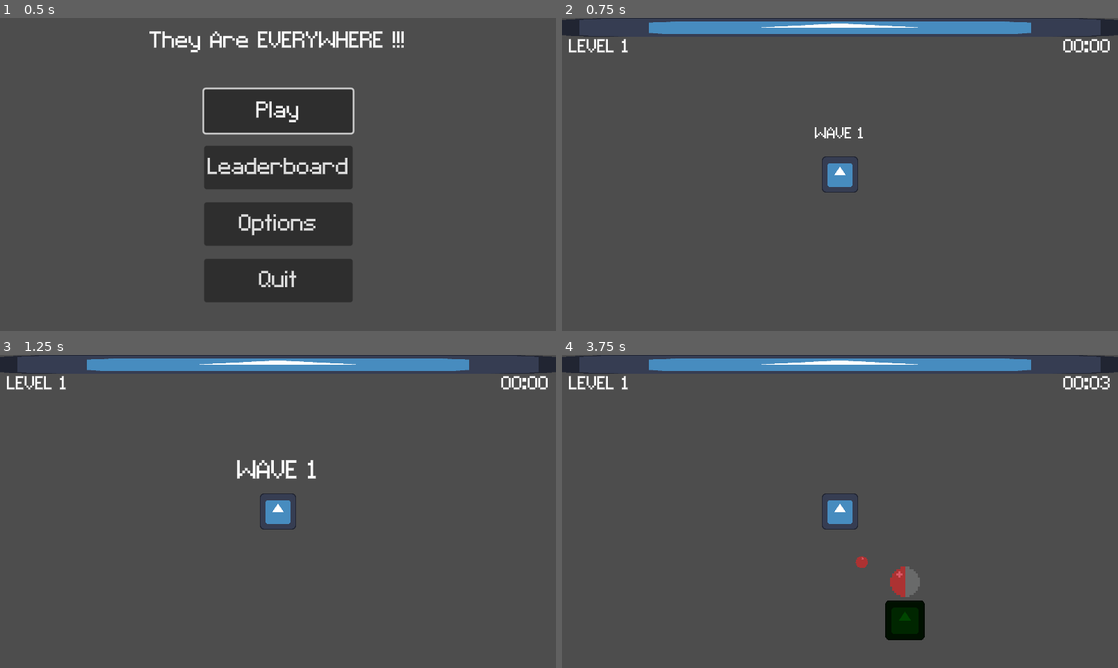
Above: before the commit, frames 1-4 (two rows, left to right).
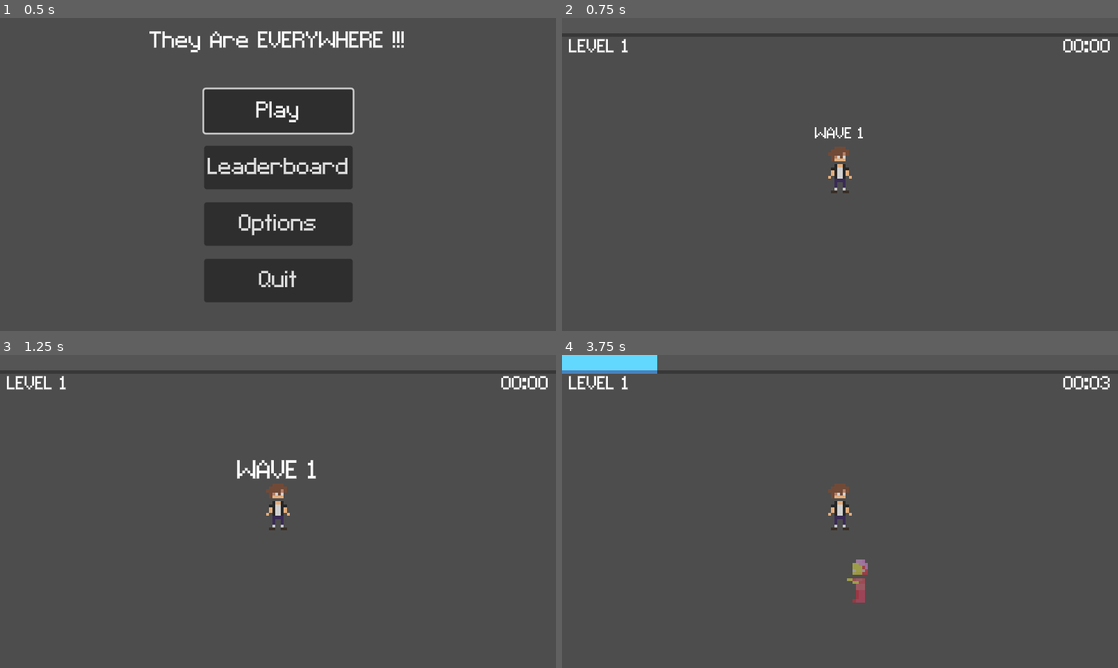
Above: after the commit, the same moments.

Repository: RenatoCLa/architecture-jam-2024
Game: Godot game, scene res://Scenes/Menus/Main_menu.tscn
Two runs of this game, one before a commit and one after it. Both use one fixed random seed, a clock stepped at 60 frames per second and the inputs below. The engine's default icon, where the game draws it, is replaced by a stand-in: a white triangle on a blue panel in a dark square.
Inputs (mouse positions are in pixels of both pictures, inside the frame that each line leads up to):
- Up to frame 1 (0.5 s): no input
- Up to frame 2 (0.75 s): click "Play" at 0.5 s
- Up to frame 3 (1.25 s): no input
- Up to frame 4 (3.75 s): move the mouse to (962, 495) at 1.27 s; press the mouse at (962, 495) at 1.28 s; hold D (walk_right) 1.28-2.03 s; move the mouse to (728, 527) at 2.02 s; release the mouse at (728, 527) at 2.03 s; hold S (walk_down) 2.03-2.78 s; click (728, 527) at 2.1 s; move the mouse to (895, 442) at 2.77 s; press the mouse at (895, 442) at 2.78 s; hold D (walk_right) 2.78-3.53 s; move the mouse to (812, 574) at 3.52 s; release the mouse at (812, 574) at 3.53 s; hold W (walk_up) from 3.53 s (still down); click (812, 574) at 3.6 s

Frame 1 is identical in both runs. In frame 2, 6.4% of the frame differs, in the area x 0-100%, y 0-56%; in frame 3, 6.4%; in frame 4, 8.1%, in the area x 0-100%, y 0-92%.

Commit message:
Added some sprites for the game and some hit animations

Diff:
--- a/Scenes/attacks/generic_bullet.tscn
+++ b/Scenes/attacks/generic_bullet.tscn
@@ -1,10 +1,11 @@
 [gd_scene load_steps=4 format=3 uid="uid://bc7xiw331iqih"]
 
 [ext_resource type="Script" path="res://Scripts/Class Scripts/generic_bullet.gd" id="1_7p1lx"]
-[ext_resource type="Texture2D" uid="uid://jbupabfjuqys" path="res://Sprites/backdrop.png" id="1_uxn1q"]
+[ext_resource type="Texture2D" uid="uid://wjhms8t4q1wc" path="res://Sprites/bullet.png" id="2_dd272"]
 
-[sub_resource type="CircleShape2D" id="CircleShape2D_bugw4"]
-radius = 8.0
+[sub_resource type="CapsuleShape2D" id="CapsuleShape2D_5bcjv"]
+radius = 5.0
+height = 20.0
 
 [node name="GenericBullet" type="Area2D"]
 top_level = true
@@ -14,9 +15,11 @@
 script = ExtResource("1_7p1lx")
 
 [node name="Sprite2D" type="Sprite2D" parent="."]
-texture = ExtResource("1_uxn1q")
+scale = Vector2(2, 2)
+texture = ExtResource("2_dd272")
 
 [node name="CollisionShape2D" type="CollisionShape2D" parent="."]
-shape = SubResource("CircleShape2D_bugw4")
+rotation = 1.5708
+shape = SubResource("CapsuleShape2D_5bcjv")
 
 [connection signal="area_entered" from="." to="." method="_on_area_entered"]
--- a/Scenes/base_enemy.tscn
+++ b/Scenes/base_enemy.tscn
@@ -1,7 +1,7 @@
 [gd_scene load_steps=7 format=3 uid="uid://c1c7w62icklj7"]
 
 [ext_resource type="Script" path="res://Scripts/Class Scripts/generic_enemy.gd" id="1_tcg4s"]
-[ext_resource type="Texture2D" uid="uid://cfxol6j2iyqcw" path="res://Sprites/icon.svg" id="2_ayr7t"]
+[ext_resource type="Texture2D" uid="uid://bvi1oeeutvluq" path="res://Sprites/zombie.png" id="2_w4lth"]
 [ext_resource type="Texture2D" uid="uid://buy5rv280aqje" path="res://Sprites/bac.png" id="3_ogh2b"]
 [ext_resource type="Texture2D" uid="uid://jbupabfjuqys" path="res://Sprites/backdrop.png" id="4_wcn73"]
 
@@ -19,10 +19,10 @@
 script = ExtResource("1_tcg4s")
 
 [node name="Sprite" type="Sprite2D" parent="."]
-modulate = Color(0, 0.521569, 0, 1)
 y_sort_enabled = true
-scale = Vector2(0.359375, 0.359375)
-texture = ExtResource("2_ayr7t")
+position = Vector2(0, -2)
+scale = Vector2(3.5, 3.5)
+texture = ExtResource("2_w4lth")
 
 [node name="Hitbox" type="Area2D" parent="."]
 collision_layer = 2
--- a/Scenes/player.tscn
+++ b/Scenes/player.tscn
@@ -1,15 +1,16 @@
-[gd_scene load_steps=17 format=3 uid="uid://1q8hs8188bfu"]
+[gd_scene load_steps=18 format=3 uid="uid://1q8hs8188bfu"]
 
 [ext_resource type="Script" path="res://Scripts/player_script.gd" id="1_w14cx"]
-[ext_resource type="Texture2D" uid="uid://cfxol6j2iyqcw" path="res://Sprites/icon.svg" id="2_3wsjd"]
 [ext_resource type="Script" path="res://Scripts/leveling_system.gd" id="3_1o6aa"]
-[ext_resource type="Texture2D" uid="uid://buy5rv280aqje" path="res://Sprites/bac.png" id="3_uyuoo"]
-[ext_resource type="Texture2D" uid="uid://jbupabfjuqys" path="res://Sprites/backdrop.png" id="4_qygbs"]
+[ext_resource type="Texture2D" uid="uid://ry211x1t7ctr" path="res://Sprites/player.png" id="3_edbds"]
+[ext_resource type="Texture2D" uid="uid://cnq273amqdhfw" path="res://Sprites/health_background.png" id="4_cepwf"]
+[ext_resource type="Texture2D" uid="uid://b830wadhq5tk3" path="res://Sprites/health_color.png" id="5_6rl8t"]
 [ext_resource type="Script" path="res://Scripts/detect_enemies.gd" id="5_7255h"]
 [ext_resource type="Script" path="res://Scripts/Class Scripts/generic_attack.gd" id="5_76407"]
 [ext_resource type="Script" path="res://Scripts/game_time.gd" id="8_33gcc"]
 [ext_resource type="Theme" uid="uid://t73g016048ng" path="res://font_placeholder.tres" id="8_geujg"]
-[ext_resource type="Texture2D" uid="uid://cg34xy48y0nx3" path="res://Sprites/base_floor_grass.png" id="10_u31q3"]
+[ext_resource type="Texture2D" uid="uid://da7l1qflopyyh" path="res://Sprites/xp_back.png" id="10_vqm8w"]
+[ext_resource type="Texture2D" uid="uid://bh178h8vfh1wv" path="res://Sprites/xp_bar.png" id="11_pprts"]
 
 [sub_resource type="Curve2D" id="Curve2D_td6gv"]
 _data = {
@@ -23,8 +24,9 @@
 [sub_resource type="CircleShape2D" id="CircleShape2D_tkwwr"]
 radius = 18.0
 
-[sub_resource type="CircleShape2D" id="CircleShape2D_ngnva"]
-radius = 275.0
+[sub_resource type="CapsuleShape2D" id="CapsuleShape2D_tcwyj"]
+radius = 213.0
+height = 718.0
 
 [sub_resource type="LabelSettings" id="LabelSettings_wil4a"]
 font_size = 26
@@ -55,8 +57,9 @@
 script = ExtResource("3_1o6aa")
 
 [node name="Sprite" type="Sprite2D" parent="."]
-scale = Vector2(0.328125, 0.328125)
-texture = ExtResource("2_3wsjd")
+position = Vector2(0, -5)
+scale = Vector2(3.375, 3.375)
+texture = ExtResource("3_edbds")
 
 [node name="Collision" type="CollisionShape2D" parent="."]
 position = Vector2(0, 10)
@@ -64,14 +67,14 @@
 
 [node name="HealthBar" type="TextureProgressBar" parent="."]
 offset_left = -20.0
-offset_top = -64.0
+offset_top = -41.0
 offset_right = 20.0
-offset_bottom = -24.0
+offset_bottom = -34.0
 max_value = 25.0
 step = 0.0
 nine_patch_stretch = true
-texture_under = ExtResource("3_uyuoo")
-texture_progress = ExtResource("4_qygbs")
+texture_under = ExtResource("4_cepwf")
+texture_progress = ExtResource("5_6rl8t")
 
 [node name="Hitbox" type="Area2D" parent="."]
 
@@ -95,7 +98,8 @@
 script = ExtResource("5_76407")
 
 [node name="Enemy Detection" type="CollisionShape2D" parent="Holster"]
-shape = SubResource("CircleShape2D_ngnva")
+rotation = 1.5708
+shape = SubResource("CapsuleShape2D_tcwyj")
 
 [node name="GUI" type="CanvasLayer" parent="."]
 
@@ -140,5 +144,5 @@
 offset_bottom = 22.0
 grow_horizontal = 2
 nine_patch_stretch = true
-texture_under = ExtResource("2_3wsjd")
-texture_progress = ExtResource("10_u31q3")
+texture_under = ExtResource("10_vqm8w")
+texture_progress = ExtResource("11_pprts")
--- a/Scripts/Class Scripts/generic_enemy.gd
+++ b/Scripts/Class Scripts/generic_enemy.gd
@@ -4,7 +4,7 @@
 #VARIABLES
 
 #Enemy stats
-@export var speed: float = 25
+@export var speed: float = 50
 var max_health: float
 @export var health: float = 10
 @export var damage: float = 2
@@ -28,15 +28,12 @@
 var player: CharacterBody2D
 @onready var wave_manager: Node2D = get_parent()
 @onready var attack_cd: Timer = $Attack_CD
-@onready var health_bar: TextureProgressBar = $HealthBar
 
 #FUNCTIONS
 
 func _ready() -> void:
 	#apply the stat multipliers
 	stat_multiplier()
-	health_bar.max_value = health
-	update_health_bar()
 
 	#timer setup
 	attack_cd.process_mode = ProcessMode.PROCESS_MODE_PAUSABLE
@@ -60,6 +57,10 @@
 	player_pos = wave_manager.player_pos
 	#calculate the direction to reach player
 	direction = global_position.direction_to(player_pos)
+	if direction.x < 0:
+		$Sprite.flip_h = false
+	else:
+		$Sprite.flip_h = true
 	#calculate the enemy velocity
 	velocity = direction.normalized() * (speed + (speed * speed_multi))
 	#move towards that direction
@@ -78,7 +79,11 @@
 func take_damage(dmg: float) -> void:
 	#decreases hp based on the damage taken
 	health -= dmg
-	update_health_bar()
+
+	$Sprite.modulate = Color.RED
+
+	create_tween().tween_property($Sprite, "modulate", Color.WHITE, .2)
+
 	#if health is depleted
 	if(health <= 0):
 		#call death function
@@ -88,10 +93,15 @@
 	#removes enemy from scene, should play a death animation first
 	#calculates gained XP for the player
 
+	var tween = create_tween()
+
 	var gained_xp: int = xp + int(roundf((xp * xp_multi))) + 1
 
+	tween.tween_property($Sprite, "modulate:v", 15, 0)
+	tween.tween_property($Sprite, "modulate", Color.TRANSPARENT, .1)
+	tween.tween_callback(queue_free)
 	#deletes the enemy
-	queue_free()
+	#queue_free()
 
 	#give xp to player
 	player.propagate_call("gain_exp", [gained_xp])
@@ -99,18 +109,6 @@
 	#send signal to wave manager
 	wave_manager.call("on_entity_death")
 	print("xp: ", gained_xp)
-
-#UI LOGIC
-
-func update_health_bar() -> void:
-	health_bar.value = health
-	health_display()
-
-func health_display() -> void:
-	if health == max_health:
-		health_bar.hide()
-	else:
-		health_bar.show()
 
 #COLLISION LOGIC
 
--- a/Scripts/pause_menu.gd
+++ b/Scripts/pause_menu.gd
@@ -22,7 +22,7 @@
 	get_tree().get_root().add_child(lb_node)
 
 func _on_main_menu_pressed() -> void:
-	get_tree().change_scene_to_file("res://Scenes/Menu/Main_menu.tscn")
+	get_tree().change_scene_to_file("res://Scenes/Menus/Main_menu.tscn")
 
 func _on_quit_pressed() -> void:
 	get_tree().quit()
--- a/Scripts/player_script.gd
+++ b/Scripts/player_script.gd
@@ -9,8 +9,8 @@
 #Stats
 var speed: float = 150
 var base_speed: float = 150
-var max_health: float = 1
-var base_max_health: float = 100
+var max_health: float
+var base_max_health: float = 1
 var base_current_health: float
 var current_health: float
 
@@ -43,6 +43,8 @@
 #FUNCTIONS
 
 func _ready() -> void:
+	max_health = base_max_health
+
 	#max out player health
 	current_health = max_health
 	base_current_health = base_max_health
@@ -64,6 +66,12 @@
 func movement() -> void:
 	#getting the player direction from input
 	direction = Input.get_vector("walk_left","walk_right","walk_up","walk_down")
+
+	if direction.x < 0:
+		$Sprite.flip_h = true
+	else:
+		$Sprite.flip_h = false
+
 	#calculates velocity based on direction and speed
 	velocity = direction.normalized() * (speed + (speed * speed_multi))
 
@@ -109,12 +117,17 @@
 	health_display()
 
 func _take_damage(damage: int) -> void:
+	var tween = create_tween()
+	tween.tween_property($Sprite, "modulate", Color.RED, 0)
+	tween.tween_property($Sprite, "modulate", Color.WHITE, .5)
+
 	#reduces hp based on amount of damage taken
 	current_health -= damage
 	#updates healthbar to acuratly display new hp
 	update_health_bar()
 	#if health is depleted
 	if(current_health <= 0):
+		tween.stop()
 		die()
 
 func health_display() -> void:
@@ -135,5 +148,6 @@
 	game_over.total_sec = int(roundf(time_tracker.time))
 	game_over.level = $XP.level
 
+	create_tween().tween_property(self, "modulate", Color.TRANSPARENT, .2)
 	time_tracker.time_stop()
-	GUI.add_child(game_over)
+	create_tween().tween_callback(GUI.add_child.bind(game_over)).set_delay(.2)
Binary file added: Sprites/bullet.png
Not shown, added: Sprites/bullet.png.import
Binary file added: Sprites/health_background.png
Not shown, added: Sprites/health_background.png.import
Binary file added: Sprites/health_color.png
Not shown, added: Sprites/health_color.png.import
Binary file added: Sprites/player.png
Not shown, added: Sprites/player.png.import
Binary file added: Sprites/xp_back.png
Not shown, added: Sprites/xp_back.png.import
Binary file added: Sprites/xp_bar.png
Not shown, added: Sprites/xp_bar.png.import
(and 2 more such lines)
